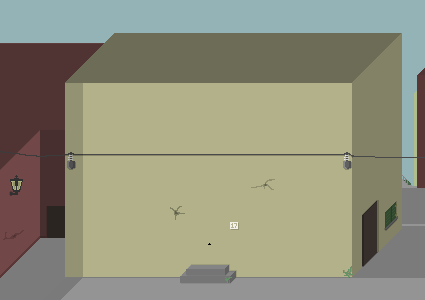
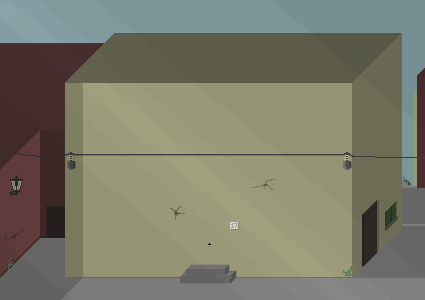
Comparing the layer stacks of the two w=425, h=300 images. Changes:
showed "lupattelli_lights_layer", opacity 4% → 20%, painted on it over [left=0, top=0, right=425, bottom=300]
painted on "lupattelli_panorama" over [left=6, top=256, right=14, bottom=270]
